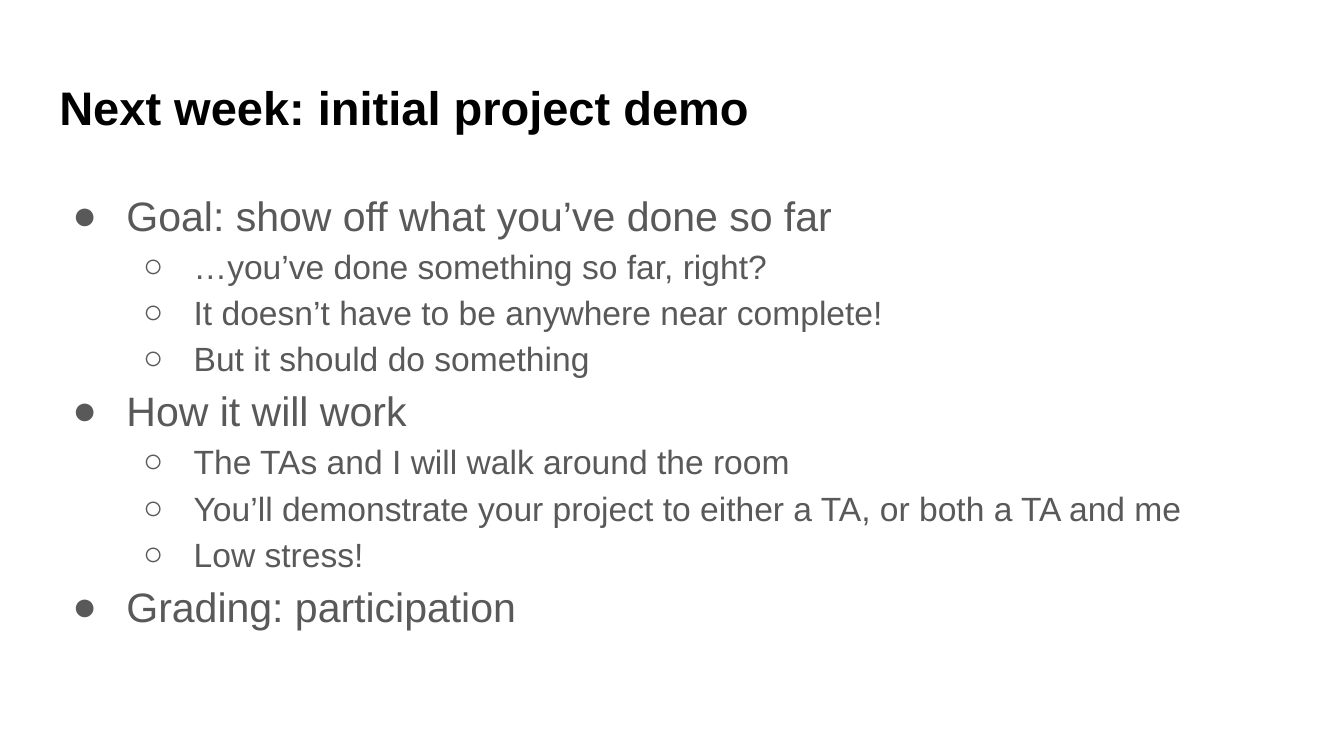
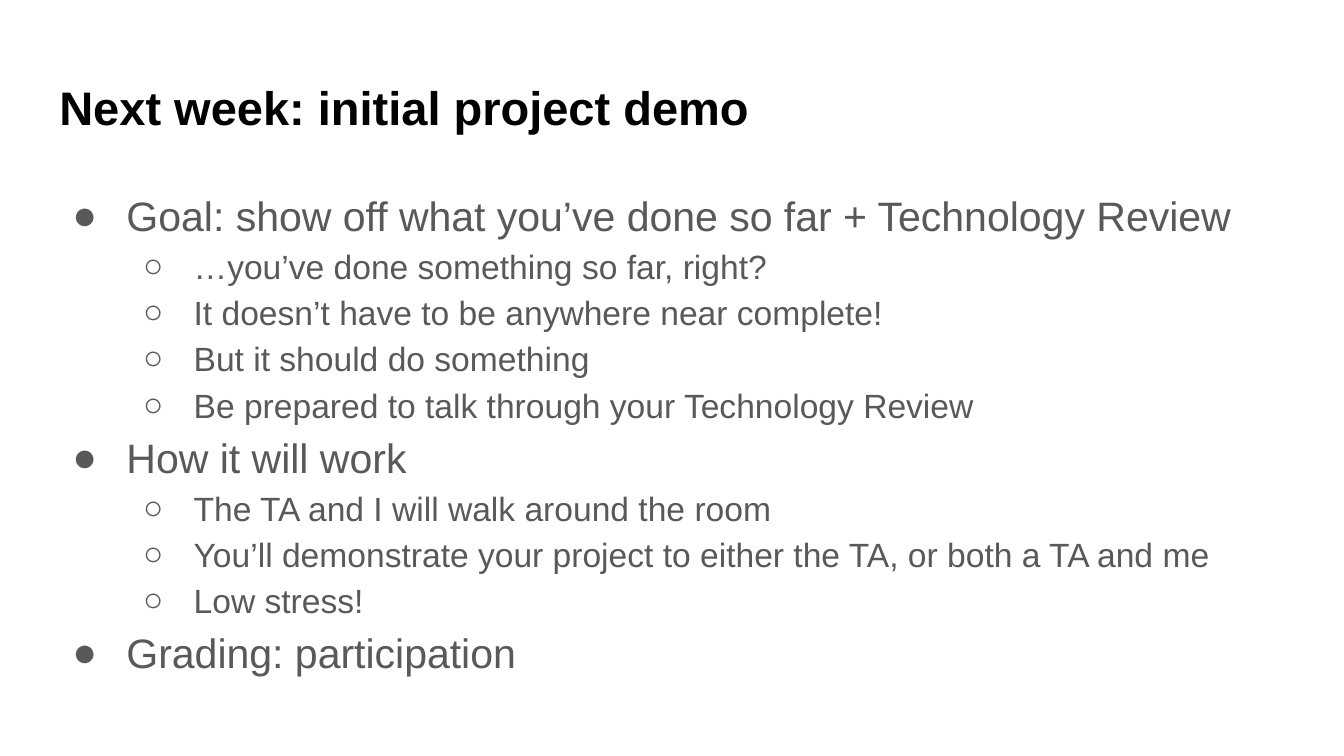
Before and after one commit to UWDATA515/lecture-materials, a slide deck: slide 5 of 07/DATA515_07_ClassUpdates.pptx (slide 7 before the commit). Drawn at 1344x756 pixels with LibreOffice and Linux fonts; fonts in the diff are those of the drawing; background and template pictures are left out. Boxes give left, top, right and bottom in pixels: in the first picture for what was removed or moved away, otherwise in the second. Text is boxed around its words. In the diff, an @@ line names an element or a change of style, - is before the commit and + after.

```diff
--- a/07/DATA515_07_ClassUpdates.pptx
+++ b/07/DATA515_07_ClassUpdates.pptx
@@ text at [126, 201, 1230, 239]: text changed @@
-● Goal: show off what you’ve done so far
+● Goal: show off what you’ve done so far + Technology Review
@@ text at [194, 393, 973, 424]: paragraph added @@
+  ○ Be prepared to talk through your Technology Review
@@ text at [194, 496, 1210, 573]: text changed @@
-  ○ The TAs and I will walk around the room
-  ○ You’ll demonstrate your project to either a TA, or both a TA and me
+  ○ The TA and I will walk around the room
+  ○ You’ll demonstrate your project to either the TA, or both a TA and me
```
Also in this commit, not shown: 2 other slides changed, 4 slides removed, 15 other files.
